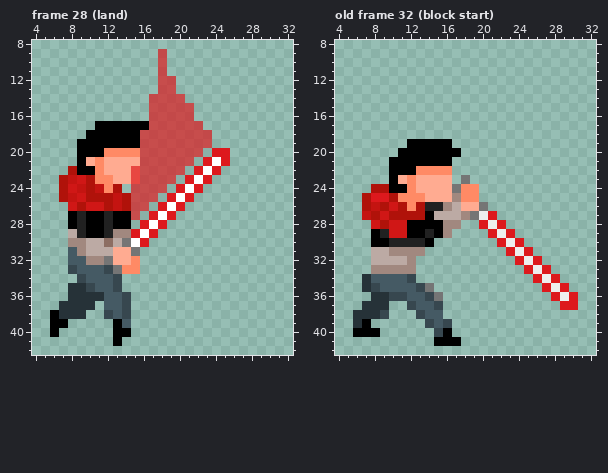
Two states of a pixel-art file, assets/characters/drew.aseprite. The picture above is the old version.
50x58 pixels, 40 frames. Shown: frame 28 (land): x 4..32, y 8..42; old frame 32 (block start): x 4..32, y 8..42.
Once edited:
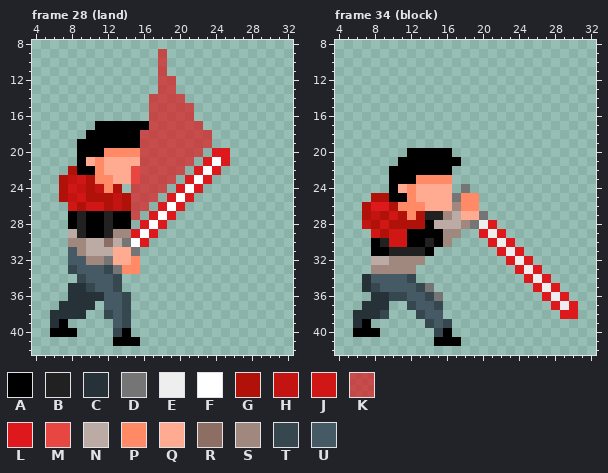
Palette (. is transparent): A #000000  B #212121  C #263238  D #757575  E #eeeeee  F #ffffff  G #b0120a  H #c41411  J #d01716  K #dd191daf  L #dd191d  M #e84741  N #bcaaa4  P #ff8a65  Q #ffab91  R #8d6e63  S #a1887f  T #37474f  U #455a64
A new or re-ordered frame is compared with the old frame closest to it.
Edits made:
frames 40 -> 41
Changed rows in their new state; - is an unchanged pixel.
Frame 28 (land), layer "Layer 1":
first column x 6:
38 C---------
39 C------UT-
40 -AA----T--
41 --------AA
Frame 34 (block) is new; against old frame 32 (block start), layer "Layer 1":
first column x 7:
19 -----.....--------------
20 ----.-----.-------------
21 ---.------A-------------
22 ------AAAA--------------
23 ----AAPPPP-.------------
24 -..-Q-----.D.-----------
25 .GGAA-Q---D-------------
26 -LLGP-PQQQSPP.----------
27 GHGJ-P-BBS-QQD.---------
28 HGJGGGG-NNNSDEL.--------
29 -JG----A--S--LEL.-------
30 --BJJAABAS----LEL.------
31 -AABBBBA-------LEL.-----
32 ---SS-S---------LEL.----
33 -----------------LEL.---
34 ------------------LEL.--
35 -------------------LEL.-
36 --------------------LEL.
37 ---------------------LE-
38 ----------------------LL
Changed places in both pictures, as pixel boxes (x1, y1, x2, y2):
changed: (50, 310, 77, 337)
changed: (113, 319, 140, 346)
changed: (362, 139, 578, 319)
